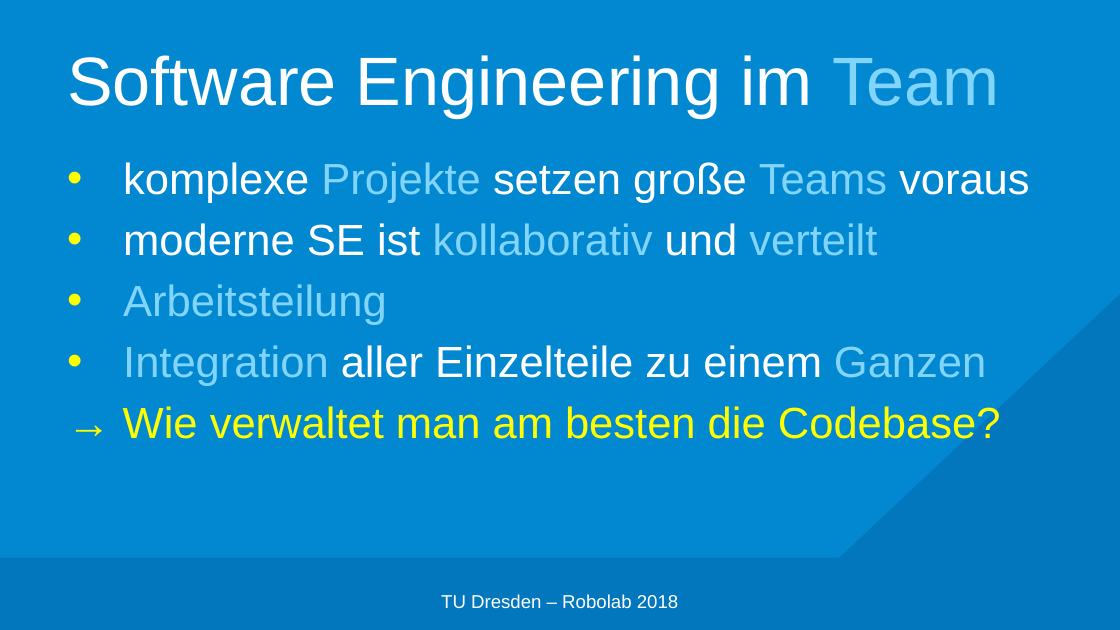
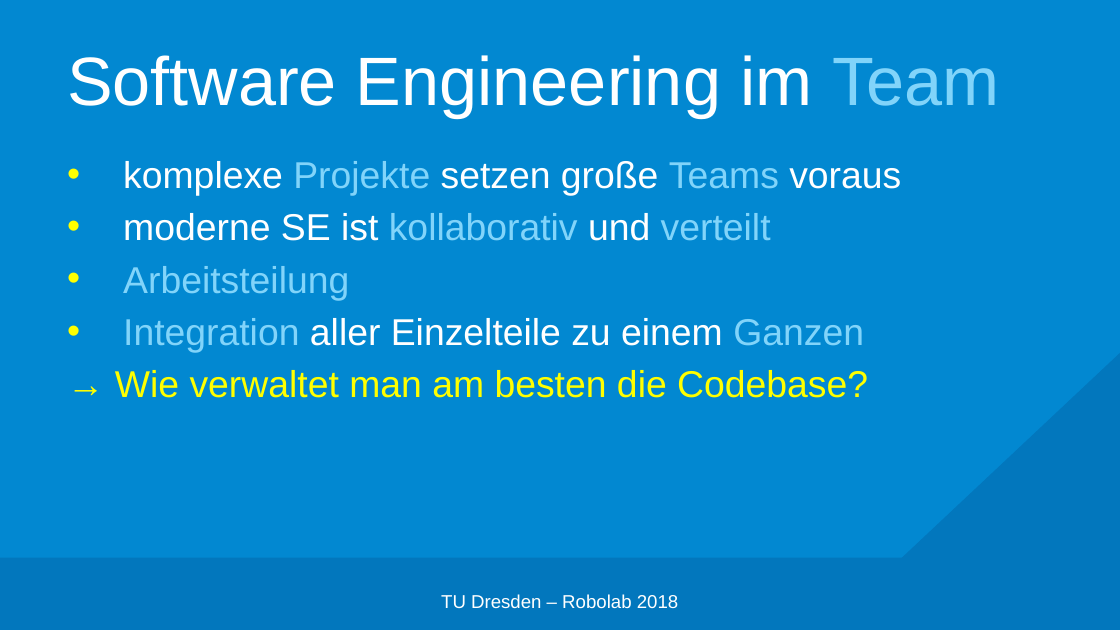
Before and after one commit to edisontrent1337/gitslides, a slide deck: slide 3 of Git.pptx. Drawn at 1120x630 pixels with LibreOffice and Linux fonts; fonts in the diff are those of the drawing; background and template pictures are left out. Boxes give left, top, right and bottom in pixels: in the first picture for what was removed or moved away, otherwise in the second. Text is boxed around its words. In the diff, an @@ line names an element or a change of style, - is before the commit and + after.

```diff
--- a/Git.pptx
+++ b/Git.pptx
@@ right triangle: place and size @@
-right triangle at <box>405,0,1120,630</box>
+right triangle at <box>468,0,1120,630</box>
@@ text "komplexe Projekte setzen große Teams ..." at <box>115,161,901,398</box>: size 28 to 24 pt @@
```
Also in this commit, not shown: 18 other slides changed, 5 slides added.
